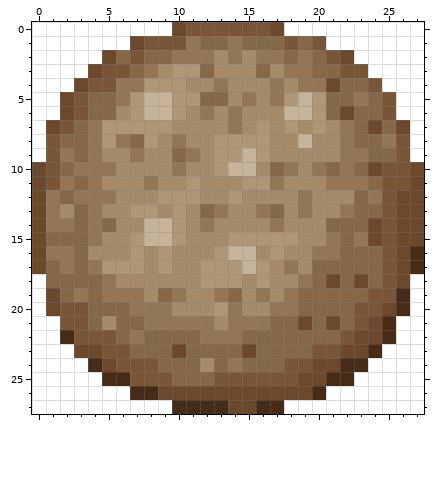
A pixel-art sprite gets an edit: Images/mercury.png. The picture above was drawn from the file before the commit.
The file is 28x28 pixels.
Once edited:
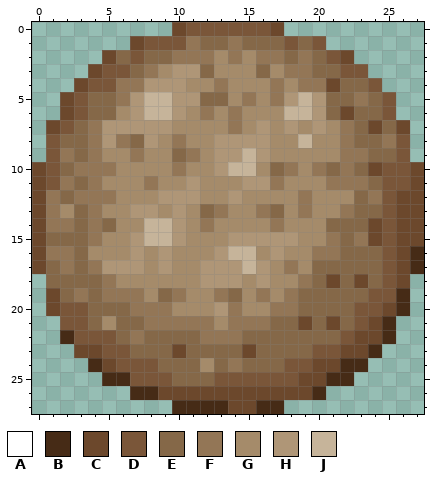
Palette (. is transparent): A #ffffff  B #462b16  C #6c482c  D #7a5639  E #856848  F #937656  G #a58b6a  H #af9677  J #c6b49a
Changes in this commit:
@@ x 0..27 @@
- 0 AAAAAAAAAACDDDDDDCAAAAAAAAAA
- 1 AAAAAAACDDDFEEFEEEDEDAAAAAAA
- 2 AAAAACEDEEFFFGFGFFEFEDCAAAAA
- 3 AAAACDDEFGHHEGGGEGFFEEDDAAAA
- 4 AAACDDFFHHHGGFGGGFGFFCEEDAAA
- 5 AACDEEFHJJHHEEGFGFHJHEEFEDAA
- 6 AACDEEGHJJHGFGFGGGJJHECEEDAA
- 7 ACDEFHHHHHGGGGFGHGHGHGFECECA
- 8 ADEEFHFEHGFGGHHHHGGJGGFEEFDA
- 9 ADFEFGGFGGEFGHHJHGGGGGFFEEDA
+ 0 ..........CDDDDDDC..........
+ 1 .......CDDDFEEFEEEDED.......
+ 2 .....CEDEEFFFGFGFFEFEDC.....
+ 3 ....CDDEFGHHEGGGEGFFEEDD....
+ 4 ...CDDFFHHHGGFGGGFGFFCEED...
+ 5 ..CDEEFHJJHHEEGFGFHJHEEFED..
+ 6 ..CDEEGHJJHGFGFGGGJJHECEED..
+ 7 .CDEFHHHHHGGGGFGHGHGHGFECEC.
+ 8 .DEEFHFEHGFGGHHHHGGJGGFEEFD.
+ 9 .DFEFGGFGGEFGHHJHGGGGGFFEED.
 10 CDEFFFGGGGFGGHJJGEFGFEFECDDC
@@ x 0..27 @@
 17 CEFEFHHHGHGGHHHJHGFGEEEEEDCB
-18 AEEEEFGGGGGGHHHGHGGFECECEDCA
-19 ACEFEFFFGEFGGFEGFGFEEEEEDDBA
-20 ACDDEEEFFFGGGHFGGFFEEEEDDCBA
-21 AADDEGEEFFFFFGFFFEECECEDCBAA
-22 AABDDDEFEEEEFFFEEEEEEEDCCBAA
-23 AAACCDDEEECEEEECEEEEDDCCBAAA
-24 AAAABCDDDEEEGEFEEEDDCCBBAAAA
-25 AAAAABBDDDEEEDDDDDDCCBBAAAAA
-26 AAAAAAABBCCCCCCCCCCCBAAAAAAA
-27 AAAAAAAAAABBBBCCBBAAAAAAAAAA
+18 .EEEEFGGGGGGHHHGHGGFECECEDC.
+19 .CEFEFFFGEFGGFEGFGFEEEEEDDB.
+20 .CDDEEEFFFGGGHFGGFFEEEEDDCB.
+21 ..DDEGEEFFFFFGFFFEECECEDCB..
+22 ..BDDDEFEEEEFFFEEEEEEEDCCB..
+23 ...CCDDEEECEEEECEEEEDDCCB...
+24 ....BCDDDEEEGEFEEEDDCCBB....
+25 .....BBDDDEEEDDDDDDCCBB.....
+26 .......BBCCCCCCCCCCCB.......
+27 ..........BBBBCCBB..........
Pixel boxes of the changes (left, top, right, bottom) in both pictures:
erased: (32, 22, 172, 162)
erased: (284, 22, 424, 162)
erased: (32, 274, 172, 414)
erased: (284, 274, 424, 414)
